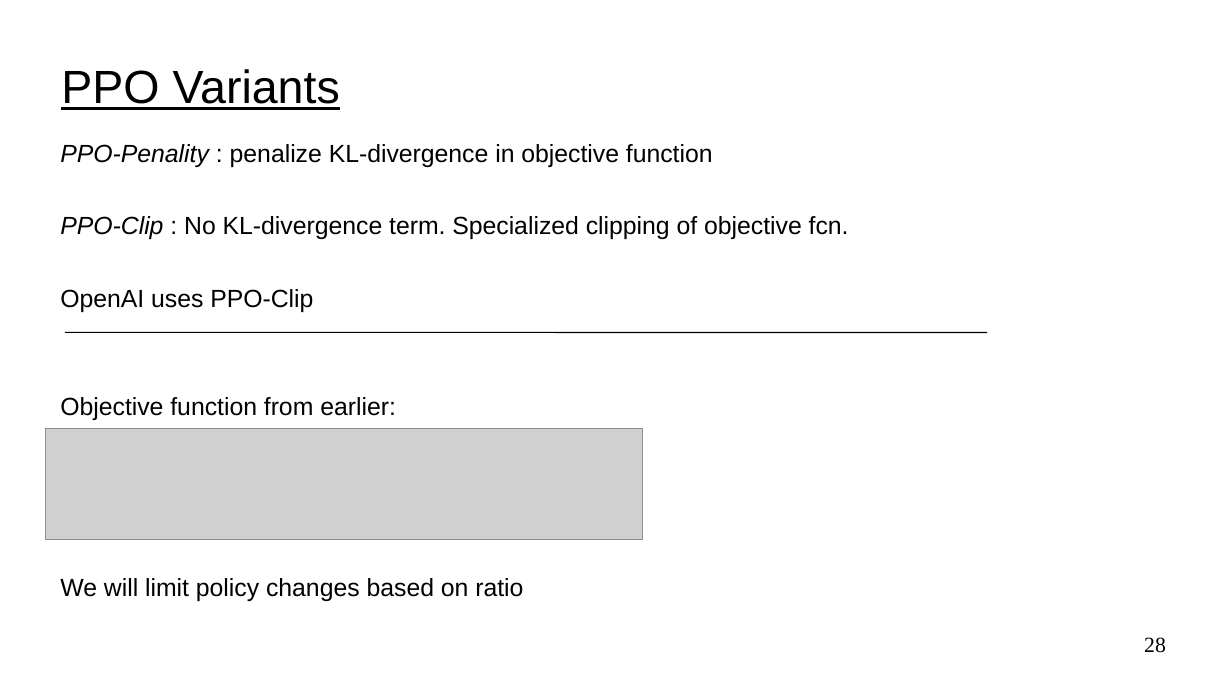
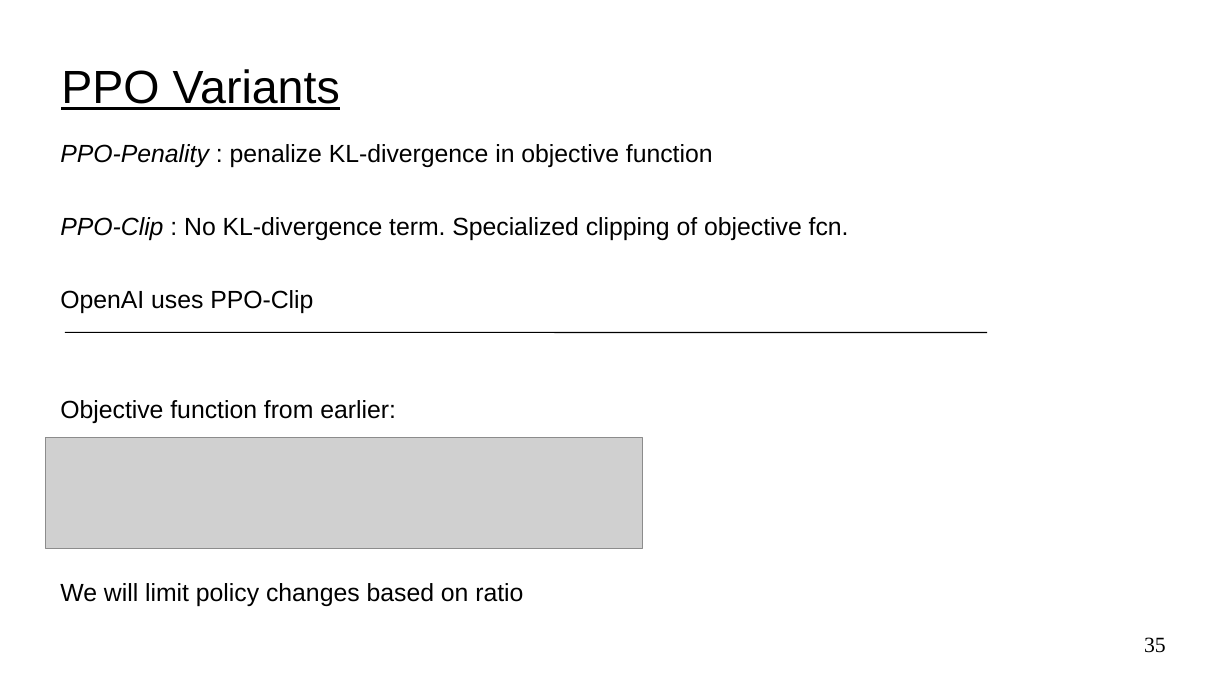
Before and after one commit to UVADS/reinforcement_learning, a slide deck: slide 35 of 08_policy_gradients_extensions/policy_gradients_extensions.ppt (slide 28 before the commit). Drawn at 1232x693 pixels with LibreOffice and Linux fonts; fonts in the diff are those of the drawing; grey boxes stand for pictures. Boxes give left, top, right and bottom in pixels: in the first picture for what was removed or moved away, otherwise in the second. Text is boxed around its words. In the diff, an @@ line names an element or a change of style, - is before the commit and + after.

```diff
--- a/08_policy_gradients_extensions/policy_gradients_extensions.ppt
+++ b/08_policy_gradients_extensions/policy_gradients_extensions.ppt
@@ text "PPO-Penality : penalize KL-divergence in ..." rewrapped from [60, 144, 849, 601] to [60, 144, 849, 606] @@
@@ picture: place and size @@
-picture at [46, 429, 643, 540]
+picture at [46, 437, 643, 548]
@@ page number at [1144, 637, 1166, 653]: text changed @@
-28
+35
```
Also in this commit, not shown: 7 other slides changed, 7 slides added.
